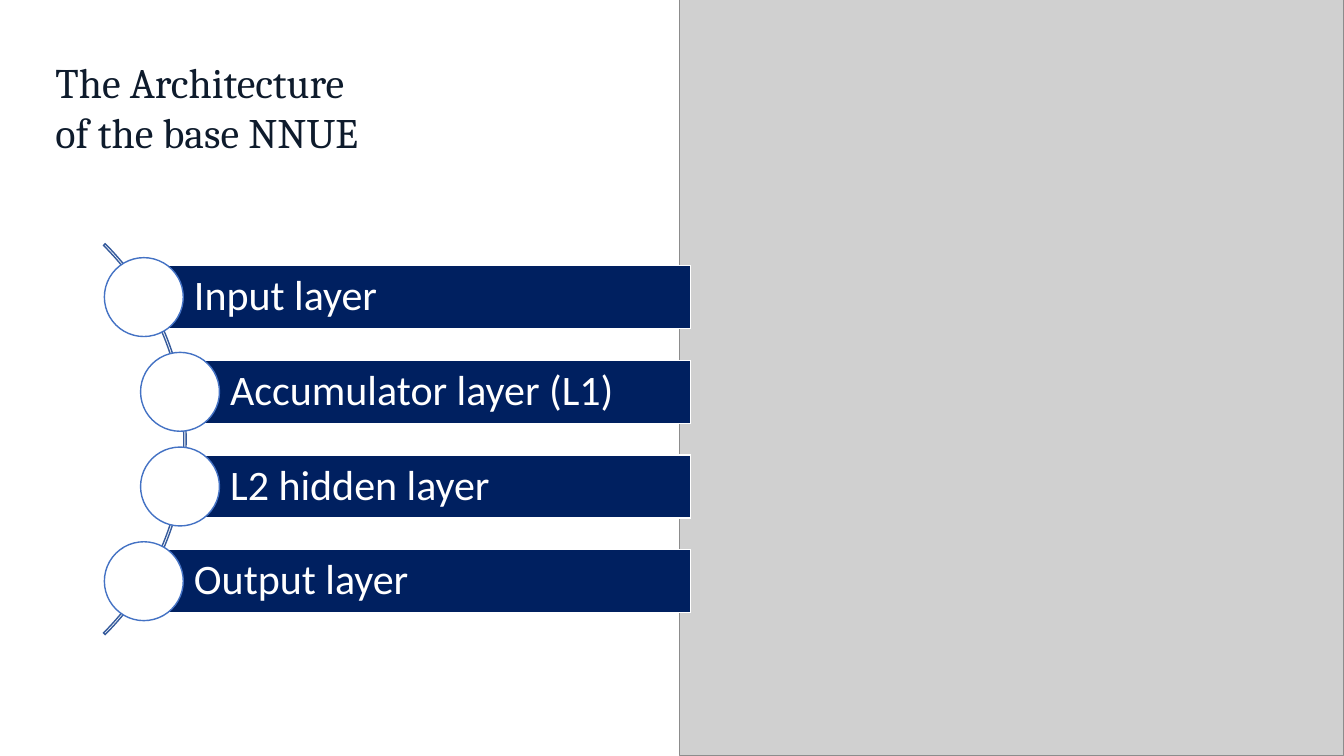
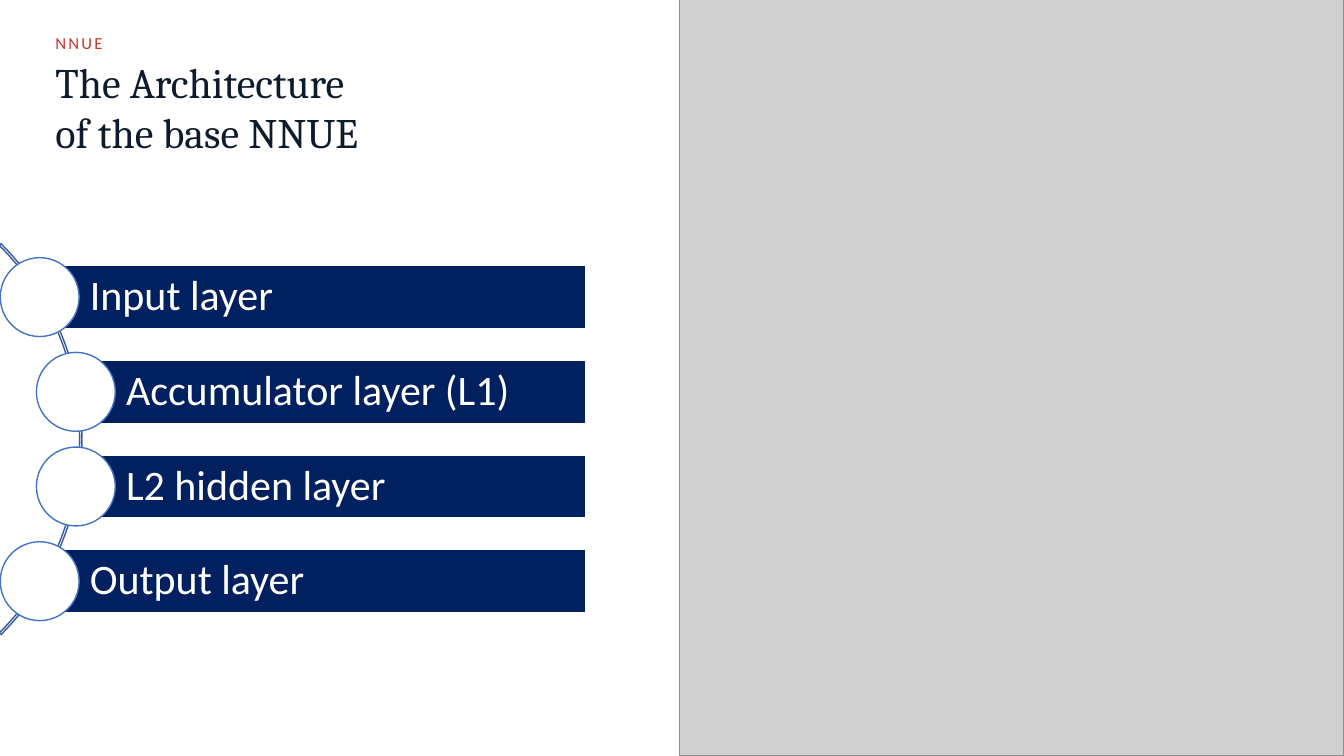
Before and after one commit to Omega97/masters-thesis-unsupervised-bucketing, a slide deck: slide 5 of Presentation/Chess_MoE_defense.pptx (slide 4 before the commit). Drawn at 1344x756 pixels with LibreOffice and Linux fonts; fonts in the diff are those of the drawing; grey boxes stand for pictures. Boxes give left, top, right and bottom in pixels: in the first picture for what was removed or moved away, otherwise in the second. Text is boxed around its words. In the diff, an @@ line names an element or a change of style, - is before the commit and + after.

```diff
--- a/Presentation/Chess_MoE_defense.pptx
+++ b/Presentation/Chess_MoE_defense.pptx
@@ text added at box(55, 38, 102, 49), 12 pt, text #C0392B @@
+NNUE
@@ 4 texts, 4 ellipses, 4 rectangles, 1 arch (boxed as its full ring): place and size @@
-4 texts, 4 ellipses, 4 rectangles, 1 arch (boxed as its full ring) at box(0, 163, 691, 716)
+4 texts, 4 ellipses, 4 rectangles, 1 arch (boxed as its full ring) at box(0, 163, 586, 716)
```
Also in this commit, not shown: 4 other slides changed, 2 slides added.
